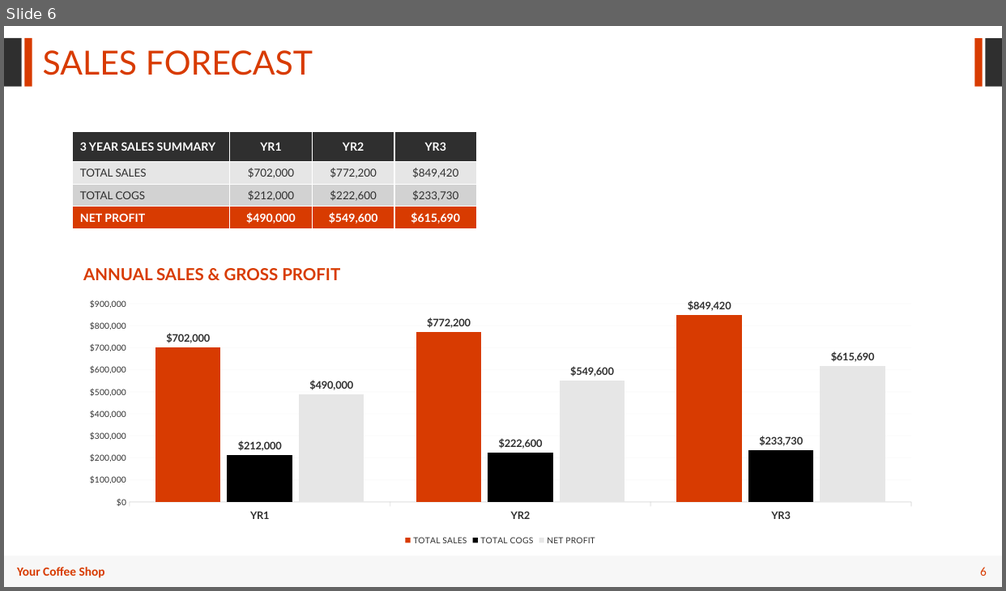
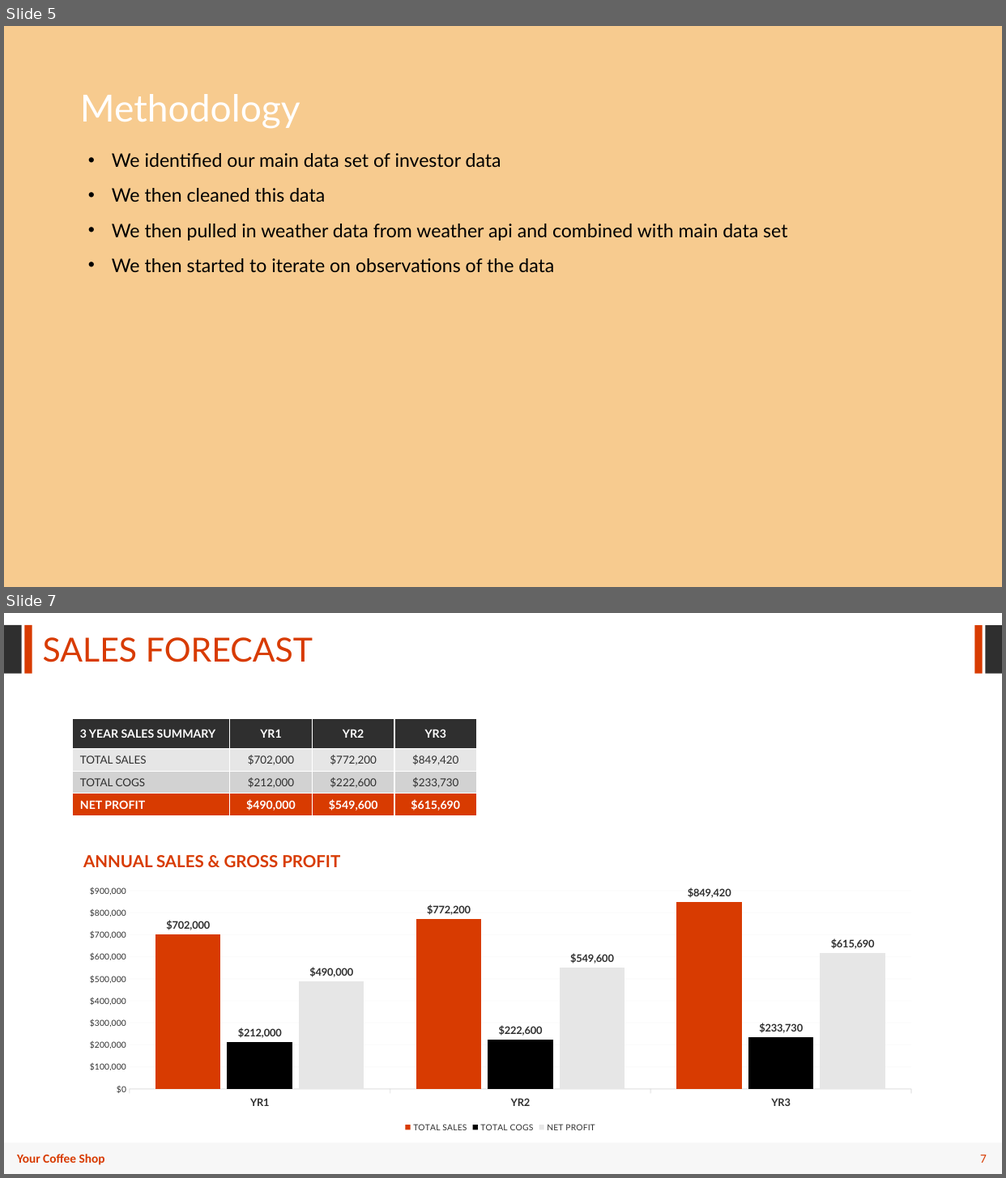
Before and after one commit to CharlesPBiggar/Data-Analytics-Project-1, a slide deck: GiterDun Presentation.pptx. Shown one above the other, each under a label of ours: slide 6 before the commit, slides 5 and 7 after it; the slides between them are not shown. The pictures are 1006x591 and 1006x1178 pixels, drawn with LibreOffice and Linux fonts; fonts in the diff are those of the drawing; background and template pictures are left out. Boxes give left, top, right and bottom in pixels: in the first picture for what was removed or moved away, otherwise in the second. Text is boxed around its words. In the diff, an @@ line names an element or a change of style, - is before the commit and + after.

```diff
--- a/GiterDun Presentation.pptx
+++ b/GiterDun Presentation.pptx
@@ slide 5 added at bbox=[4, 26, 1002, 587], background picture (left out) @@
@@ title added at bbox=[80, 94, 300, 129], 36 pt, text #FFFFFF @@
+Methodology
@@ text added at bbox=[112, 153, 787, 273], 18 pt, text #000000 @@
+• We identified our main data set of investor data
+• We then cleaned this data
+• We then pulled in weather data from weather api and combined with main data set
+• We then started to iterate on observations of the data
@@ what was slide 6 is now slide 7 @@
@@ page number at bbox=[980, 1155, 987, 1163]: text changed @@
-6
+7
```
Also in this commit, not shown: 2 slides changed, 1 other slide added, 1 slide removed.
